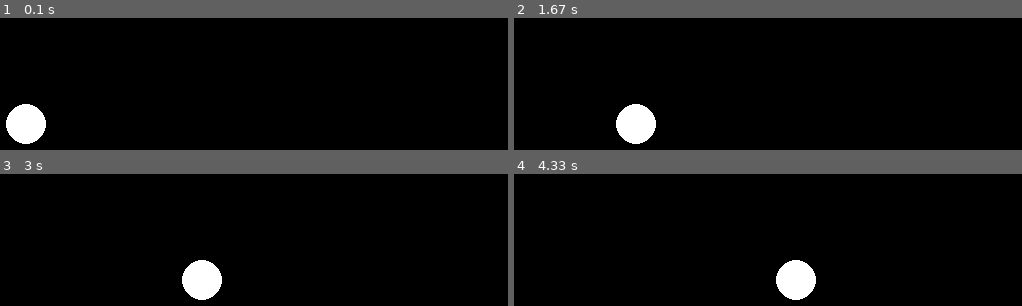
Above: before the commit, frames 1-4 (two rows, left to right).
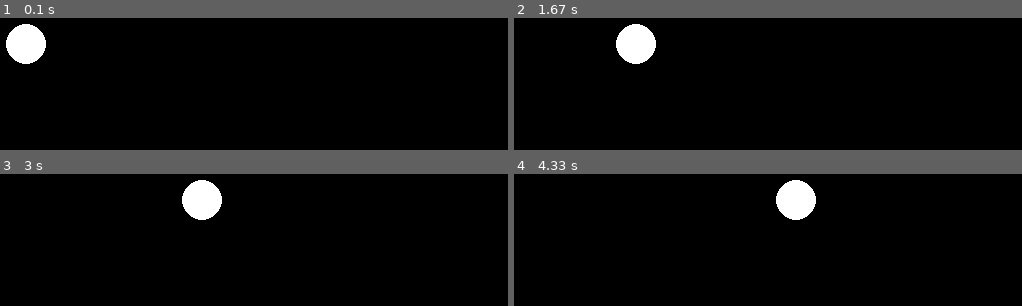
Above: after the commit, the same moments.

Repository: humrochagf/exploring-pygame
Game: pygame game, started from 05-movement-and-collision/01-simple-movement.py
The game is run twice, just before and just after one commit, with the same random seed, the same clock (stepped at 60 frames per second) and the same inputs.
Inputs:
- Up to frame 1 (0.1 s): no input
- Up to frame 2 (1.67 s): tap Enter at 0.33 s
- Up to frame 3 (3 s): no input
- Up to frame 4 (4.33 s): no input

The runs differ from the first frame. In frame 1, 3.7% of the frame differs, in the area x 1-10%, y 4-96%; in frame 2, 3.7%; in frame 3, 3.7%; in frame 4, 3.7%.

Commit message:
fix position

Diff:
--- a/05-movement-and-collision/01-simple-movement.py
+++ b/05-movement-and-collision/01-simple-movement.py
@@ -23,6 +23,6 @@
     screen.fill(BLACK)
 
     # draws the ball with the incremented position
-    pygame.draw.ellipse(screen, WHITE, [position_x, 300, 40, 40])
+    pygame.draw.ellipse(screen, WHITE, [position_x, 220, 40, 40])
 
     pygame.display.flip()
--- a/05-movement-and-collision/02-velocity.py
+++ b/05-movement-and-collision/02-velocity.py
@@ -37,6 +37,6 @@
 
     screen.fill(BLACK)
 
-    pygame.draw.ellipse(screen, WHITE, [position_x, 300, 40, 40])
+    pygame.draw.ellipse(screen, WHITE, [position_x, 220, 40, 40])
 
     pygame.display.flip()
--- a/05-movement-and-collision/03-fps.py
+++ b/05-movement-and-collision/03-fps.py
@@ -32,6 +32,6 @@
 
     screen.fill(BLACK)
 
-    pygame.draw.ellipse(screen, WHITE, [position_x, 300, 40, 40])
+    pygame.draw.ellipse(screen, WHITE, [position_x, 220, 40, 40])
 
     pygame.display.flip()
